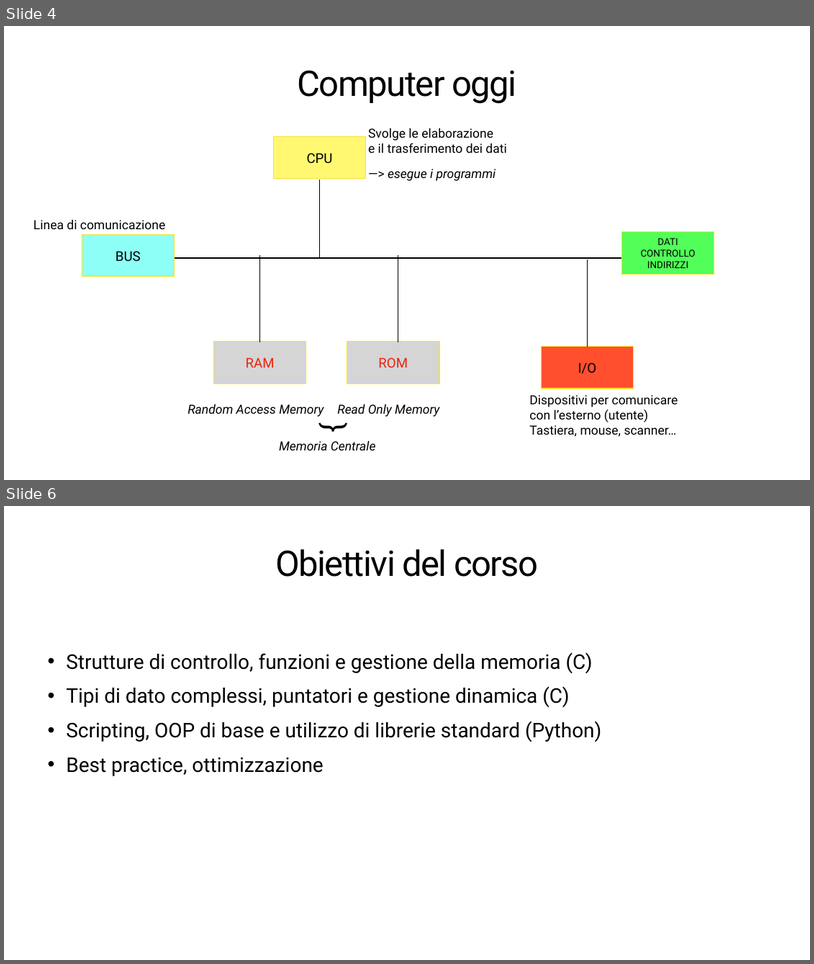
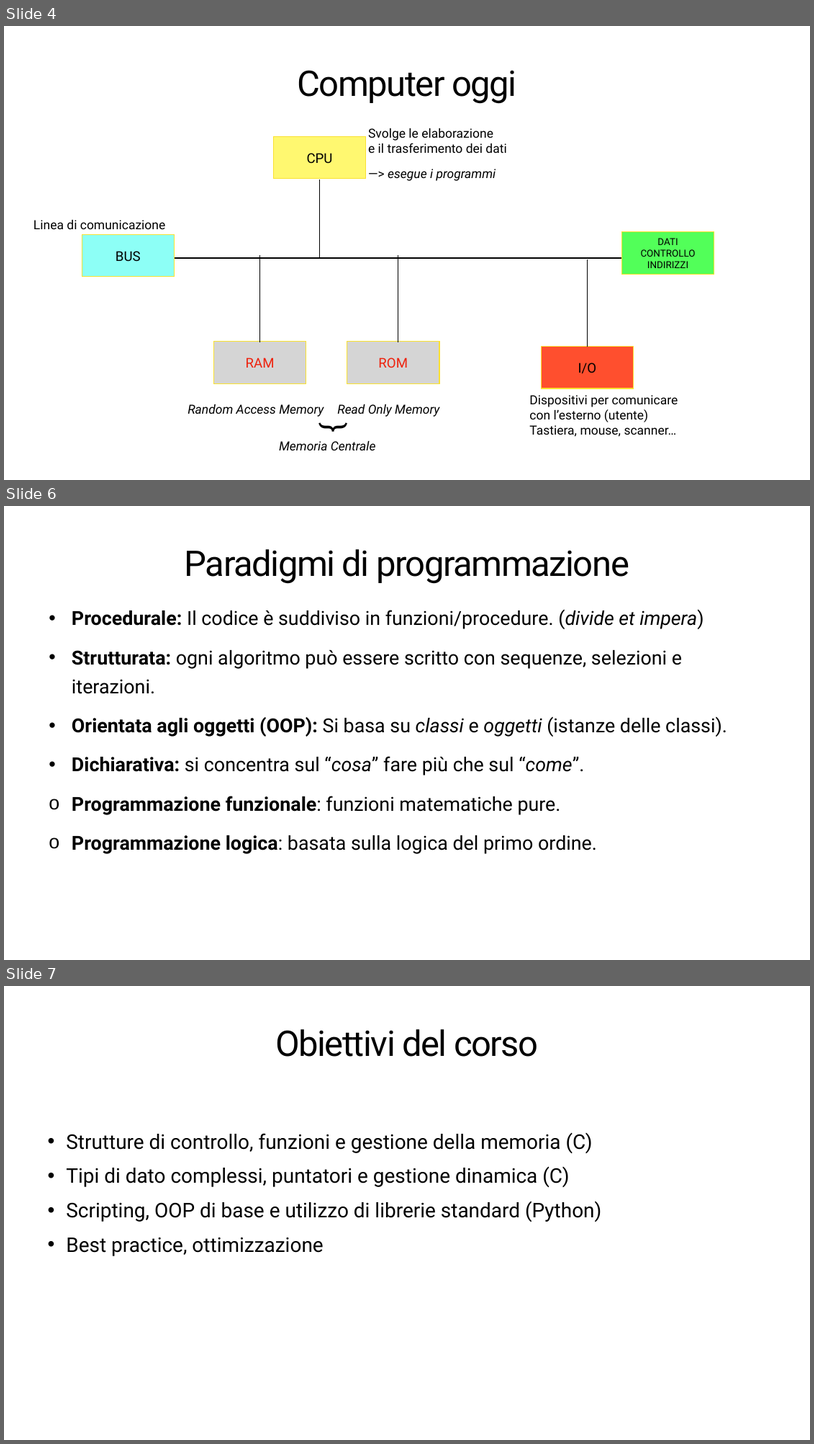
Before and after one commit to maxigiacc/Lezioni_C_Python, a slide deck: pwp/Lezione_1.pptx. Shown one above the other, each under a label of ours: slides 4 and 6 before the commit, slides 4, 6 and 7 after it; the slides between them are not shown. The pictures are 814x964 and 814x1444 pixels, drawn with LibreOffice and Linux fonts; fonts in the diff are those of the drawing. Boxes give left, top, right and bottom in pixels: in the first picture for what was removed or moved away, otherwise in the second. Text is boxed around its words. In the diff, an @@ line names an element or a change of style, - is before the commit and + after.

```diff
--- a/pwp/Lezione_1.pptx
+++ b/pwp/Lezione_1.pptx
@@ slide 6 added at (x1=4, y1=506, x2=810, y2=960), background #FFFFFF @@
@@ title added at (x1=185, y1=549, x2=630, y2=584), 84 pt, text #000000 @@
+Paradigmi di programmazione
@@ text added at (x1=72, y1=609, x2=728, y2=854), 46 pt, text #000000 @@
+• Procedurale: Il codice è suddiviso in funzioni/procedure. (divide et impera)
+• Strutturata: ogni algoritmo può essere scritto con sequenze, selezioni e iterazioni.
+• Orientata agli oggetti (OOP): Si basa su classi e oggetti (istanze delle classi).
+• Dichiarativa: si concentra sul “cosa” fare più che sul “come”.
+                o Programmazione funzionale: funzioni matematiche pure.
+    o Programmazione logica: basata sulla logica del primo ordine.
@@ what was slide 6 is now slide 7 @@
```
Also in this commit, not shown: 2 slides changed, 1 other file.
